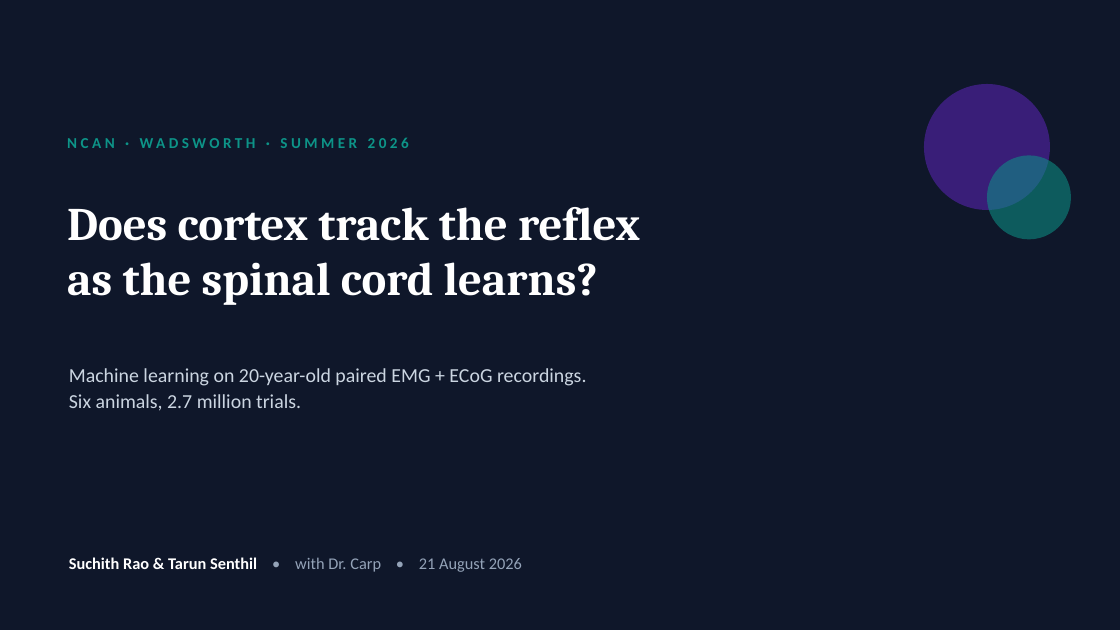
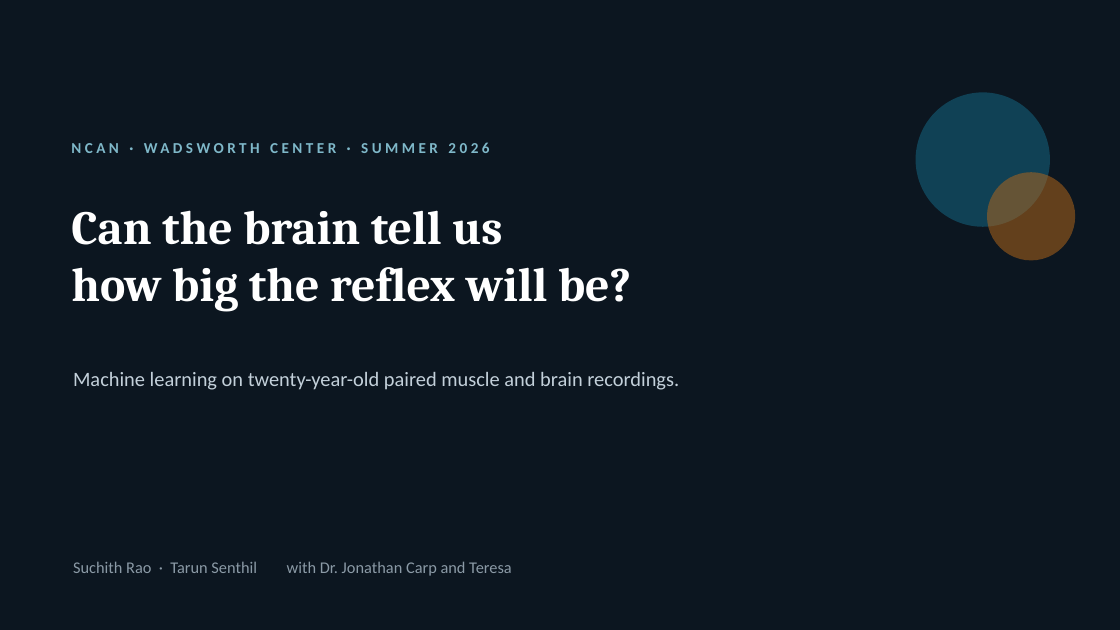
Before and after one commit to switchrao777/hroc-ncan, a slide deck: slide 1 of slides/HROC_Team_Presentation.pptx. Drawn at 1120x630 pixels with LibreOffice and Linux fonts; fonts in the diff are those of the drawing. Boxes give left, top, right and bottom in pixels: in the first picture for what was removed or moved away, otherwise in the second. Text is boxed around its words. In the diff, an @@ line names an element or a change of style, - is before the commit and + after.

Commit message:
Rebuild the NCAN group talk for clarity
Fifteen slides, one idea each, in plain language: the paradigm, what a single
trial is, the dataset, the pipeline, why raw reflex amplitude is misleading,
bidirectional conditioning, the learning-versus-drift problem stated directly,
the negative result and its three controls, the within-window design, the
positive result, the variance partition, the full control table, the scaling
test, and four questions.

```diff
--- a/slides/HROC_Team_Presentation.pptx
+++ b/slides/HROC_Team_Presentation.pptx
@@ background #0F172A to #0C1620 @@
@@ ellipse: place and size @@
-ellipse at (924,84,1050,210)
+ellipse at (916,92,1050,227)
@@ ellipse at (916,92,1050,227): fill #6D28D9 at 45% opacity to #15718F at 48% opacity @@
@@ text at (71,142,489,153): text changed; text colour #0D9488 to #7FB8C9 @@
-NCAN · WADSWORTH · SUMMER 2026
+NCAN · WADSWORTH CENTER · SUMMER 2026
@@ ellipse: place and size @@
-ellipse at (987,155,1071,239)
+ellipse at (987,172,1075,260)
@@ ellipse at (987,172,1075,260): fill #0D9488 at 55% opacity to #B4671A at 52% opacity @@
@@ text at (71,210,631,311): text changed; size 40 to 41 pt @@
-Does cortex track the reflex
-as the spinal cord learns?
+Can the brain tell us
+how big the reflex will be?
@@ text at (73,372,679,390): text changed; size 17 to 17.5 pt; text colour #CBD5E1 to #C3D0DA @@
-Machine learning on 20-year-old paired EMG + ECoG recordings.
-Six animals, 2.7 million trials.
+Machine learning on twenty-year-old paired muscle and brain recordings.
@@ text at (73,561,512,576): text changed; text colour #94A3B8 to #8B9AA6 @@
-Suchith Rao & Tarun Senthil • with Dr. Carp • 21 August 2026
+Suchith Rao · Tarun Senthil with Dr. Jonathan Carp and Teresa
```
Also in this commit, not shown: 3 other slides changed, 11 slides added, 11 slides removed, 1 other file.
